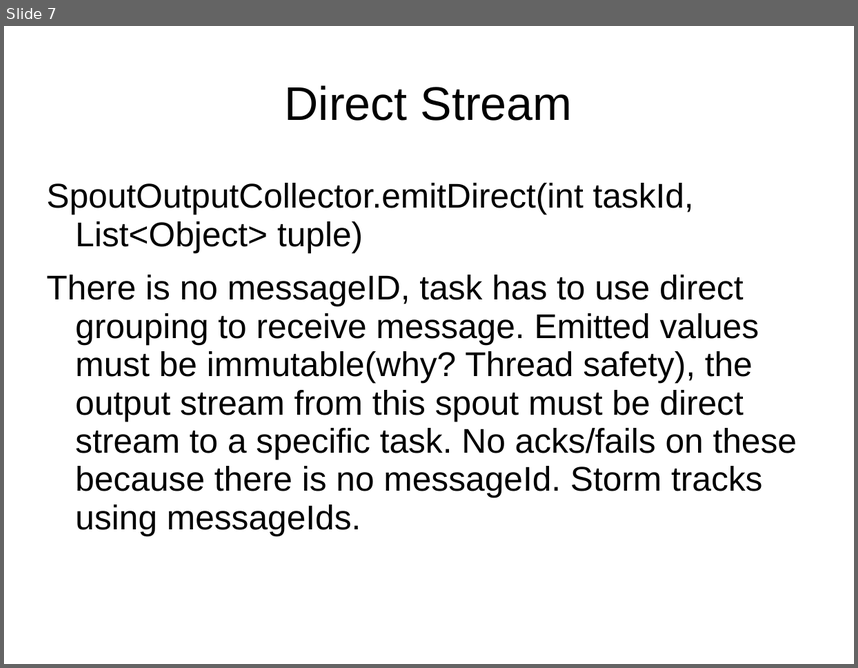
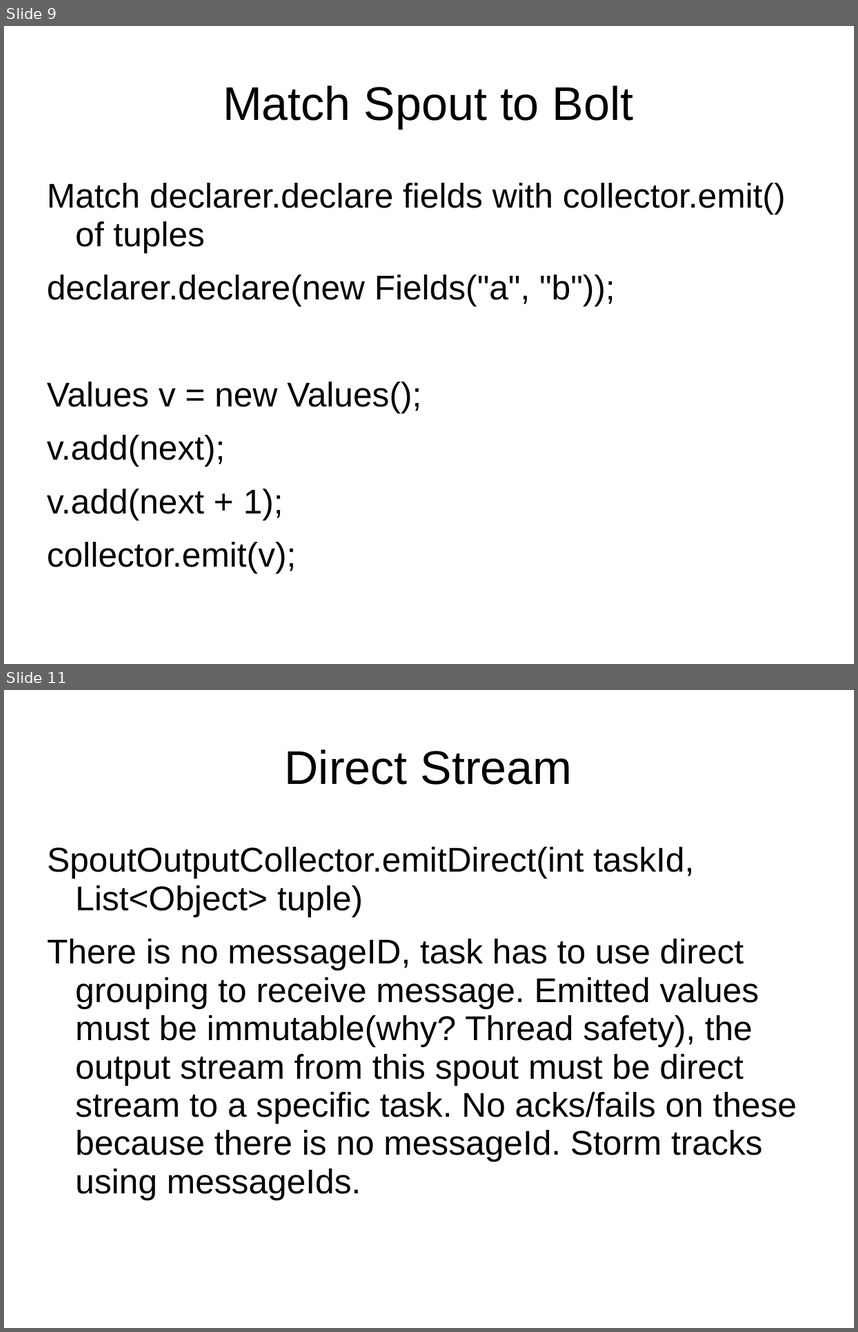
Before and after one commit to dougc333/storm, a slide deck: Storm.ppt. Shown one above the other, each under a label of ours: slide 7 before the commit, slides 9 and 11 after it; the slides between them are not shown. The pictures are 858x668 and 858x1332 pixels, drawn with LibreOffice and Linux fonts; fonts in the diff are those of the drawing. Boxes give left, top, right and bottom in pixels: in the first picture for what was removed or moved away, otherwise in the second. Text is boxed around its words. In the diff, an @@ line names an element or a change of style, - is before the commit and + after.

```diff
--- a/Storm.ppt
+++ b/Storm.ppt
@@ slide 9 added at (4,26,854,664), background #FFFFFF @@
@@ title added at (223,85,634,129), 44 pt, text #000000 @@
+Match Spout to Bolt
@@ text added at (47,183,786,573), 32 pt, text #000000 @@
+Match declarer.declare fields with collector.emit() of tuples
+declarer.declare(new Fields("a", "b"));
+Values v = new Values();
+v.add(next);
+v.add(next + 1);
+collector.emit(v);
@@ what was slide 7 is now slide 11 @@
```
Also in this commit, not shown: 7 slides changed, 7 other slides added, 1 slide removed, 10 other files.
